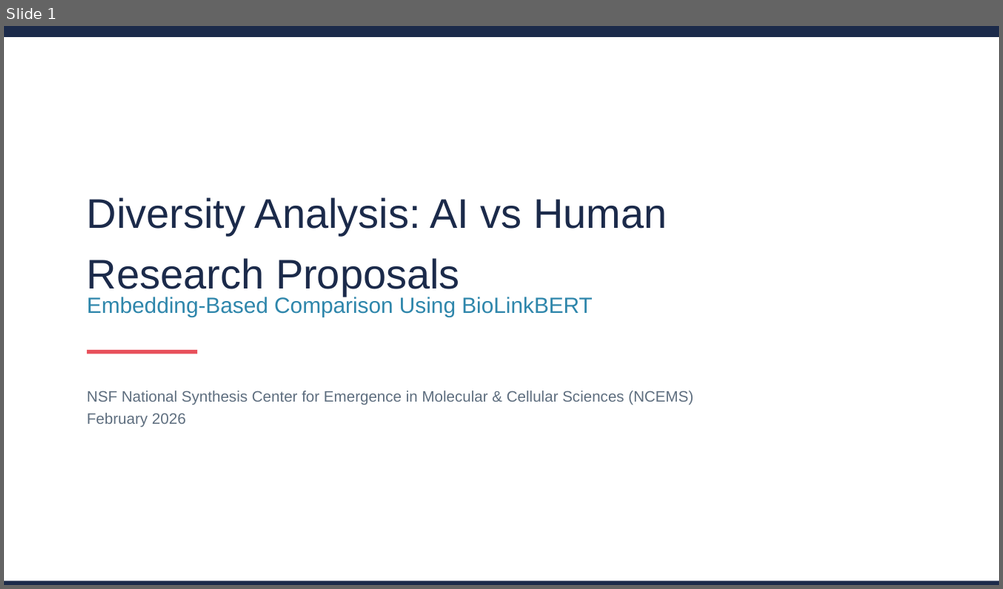
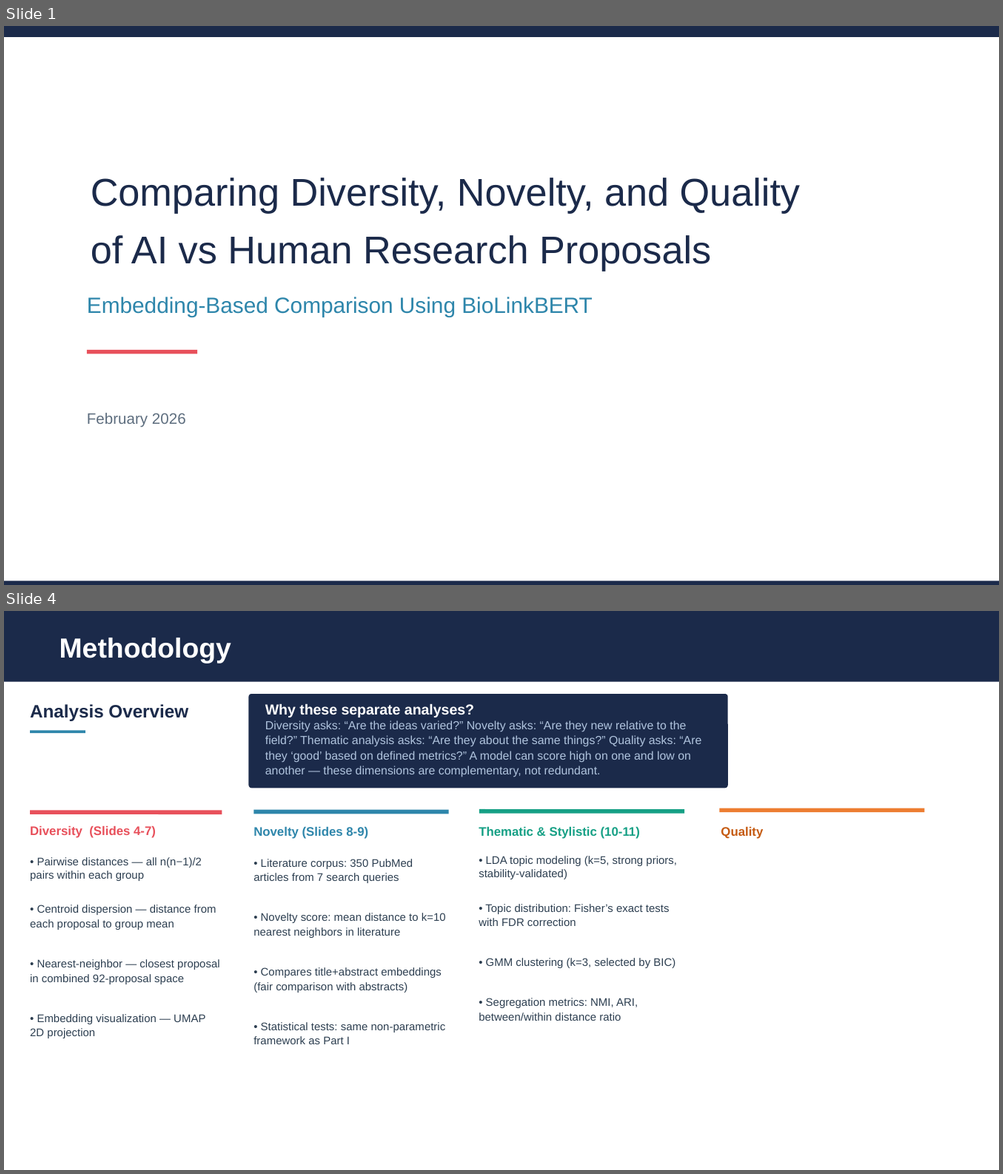
Before and after one commit to eveyhuang/human-AI-proposal, a slide deck: results/diversity_analysis_presentation_baseline.pptx. Shown one above the other, each under a label of ours: slide 1 before the commit, slides 1 and 4 after it; the slides between them are not shown. The pictures are 1003x589 and 1003x1174 pixels, drawn with LibreOffice and Linux fonts; fonts in the diff are those of the drawing. Boxes give left, top, right and bottom in pixels: in the first picture for what was removed or moved away, otherwise in the second. Text is boxed around its words. In the diff, an @@ line names an element or a change of style, - is before the commit and + after.

```diff
--- a/results/diversity_analysis_presentation_baseline.pptx
+++ b/results/diversity_analysis_presentation_baseline.pptx
@@ slide 4 added at box(4, 611, 999, 1170), background #FFFFFF @@
@@ rectangle added at box(4, 611, 999, 681), fill #1B2A4A @@
@@ text added at box(60, 638, 231, 664), 20 pt, text #FFFFFF, bold @@
+Methodology
@@ rounded rectangle added at box(249, 694, 728, 788), fill #1B2A4A @@
@@ text added at box(30, 704, 188, 721), 13 pt, text #1B2A4A, bold @@
+Analysis Overview
@@ text added at box(265, 703, 474, 718), 10.5 pt, text #FFFFFF, bold @@
+Why these separate analyses?
@@ text added at box(265, 721, 701, 777), 8.5 pt, text #B0C4DE @@
+Diversity asks: “Are the ideas varied?” Novelty asks: “Are they new relative to the field?” Thematic analysis asks: “Are they about the same things?” Quality asks: “Are they ‘good’ based on defined metrics?” A model can score high on one and low on another — these dimensions are complementary, not redundant.
@@ rectangle added at box(30, 730, 85, 733), fill #2E86AB @@
@@ line added from (719, 810) to (924, 810), #ED7D31 3 pt @@
@@ line added from (30, 812) to (222, 813), #E8505B 3 pt @@
@@ text added at box(30, 826, 156, 838), 9 pt, text #E8505B, bold @@
+Diversity (Slides 4-7)
@@ line added from (253, 812) to (449, 812), #2E86AB 3 pt @@
@@ text added at box(253, 827, 368, 839), 9 pt, text #2E86AB, bold @@
+Novelty (Slides 8-9)
@@ text added at box(478, 826, 640, 839), 9 pt, text #16A085, bold @@
+Thematic & Stylistic (10-11)
@@ line added from (479, 812) to (684, 812), #16A085 3 pt @@
@@ text added at box(720, 826, 762, 839), 9 pt, text #C55A11, bold @@
+Quality
@@ text added at box(30, 857, 219, 1039), 8 pt, text #2C3E50 @@
+• Pairwise distances — all n(n−1)/2 pairs within each group
+• Centroid dispersion — distance from each proposal to group mean
+• Nearest-neighbor — closest proposal in combined 92-proposal space
+• Embedding visualization — UMAP 2D projection
@@ text added at box(253, 859, 446, 1045), 8 pt, text #2C3E50 @@
+• Literature corpus: 350 PubMed articles from 7 search queries
+• Novelty score: mean distance to k=10 nearest neighbors in literature
+• Compares title+abstract embeddings (fair comparison with abstracts)
+• Statistical tests: same non-parametric framework as Part I
@@ text added at box(478, 856, 677, 1021), 8 pt, text #2C3E50 @@
+• LDA topic modeling (k=5, strong priors, stability-validated)
+• Topic distribution: Fisher’s exact tests with FDR correction
+• GMM clustering (k=3, selected by BIC)
+• Segregation metrics: NMI, ARI, between/within distance ratio
@@ slide 1 changed as well @@
@@ text at box(91, 178, 800, 271): text changed; size 30 to 28 pt @@
-Diversity Analysis: AI vs Human
-Research Proposals
+Comparing Diversity, Novelty, and Quality
+of AI vs Human Research Proposals
@@ text removed at box(87, 391, 693, 406) @@
-NSF National Synthesis Center for Emergence in Molecular & Cellular Sciences (NCEMS)
```
Also in this commit, not shown: 14 other slides changed, 3 other slides added, 15 other files.
